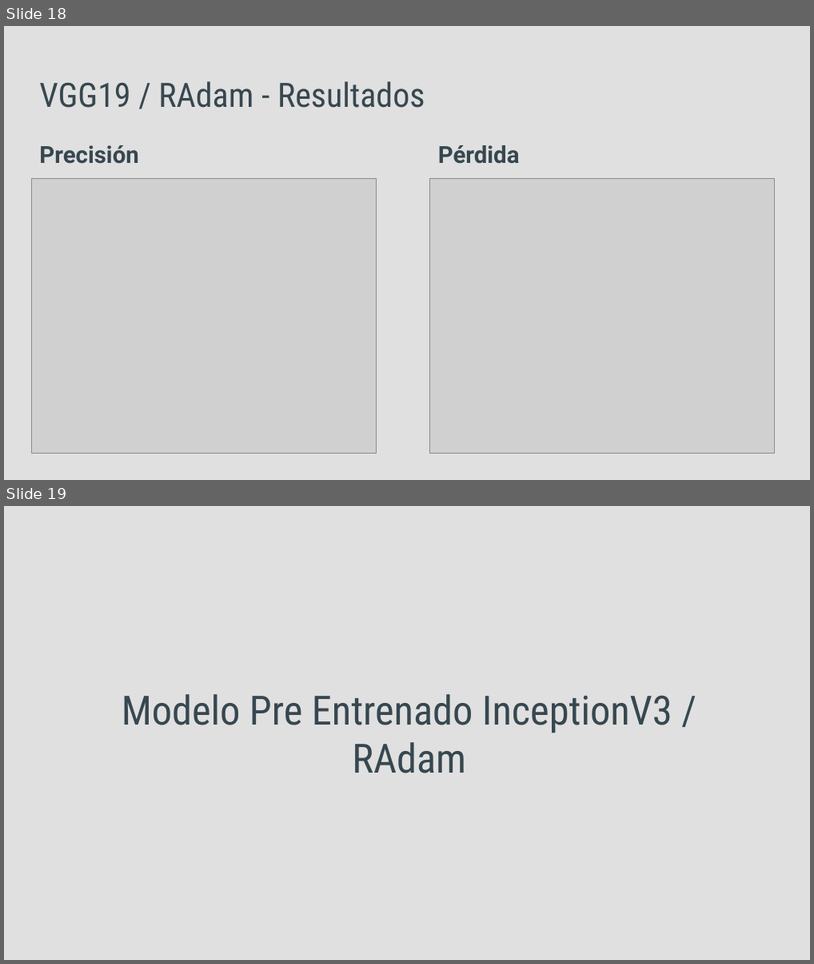
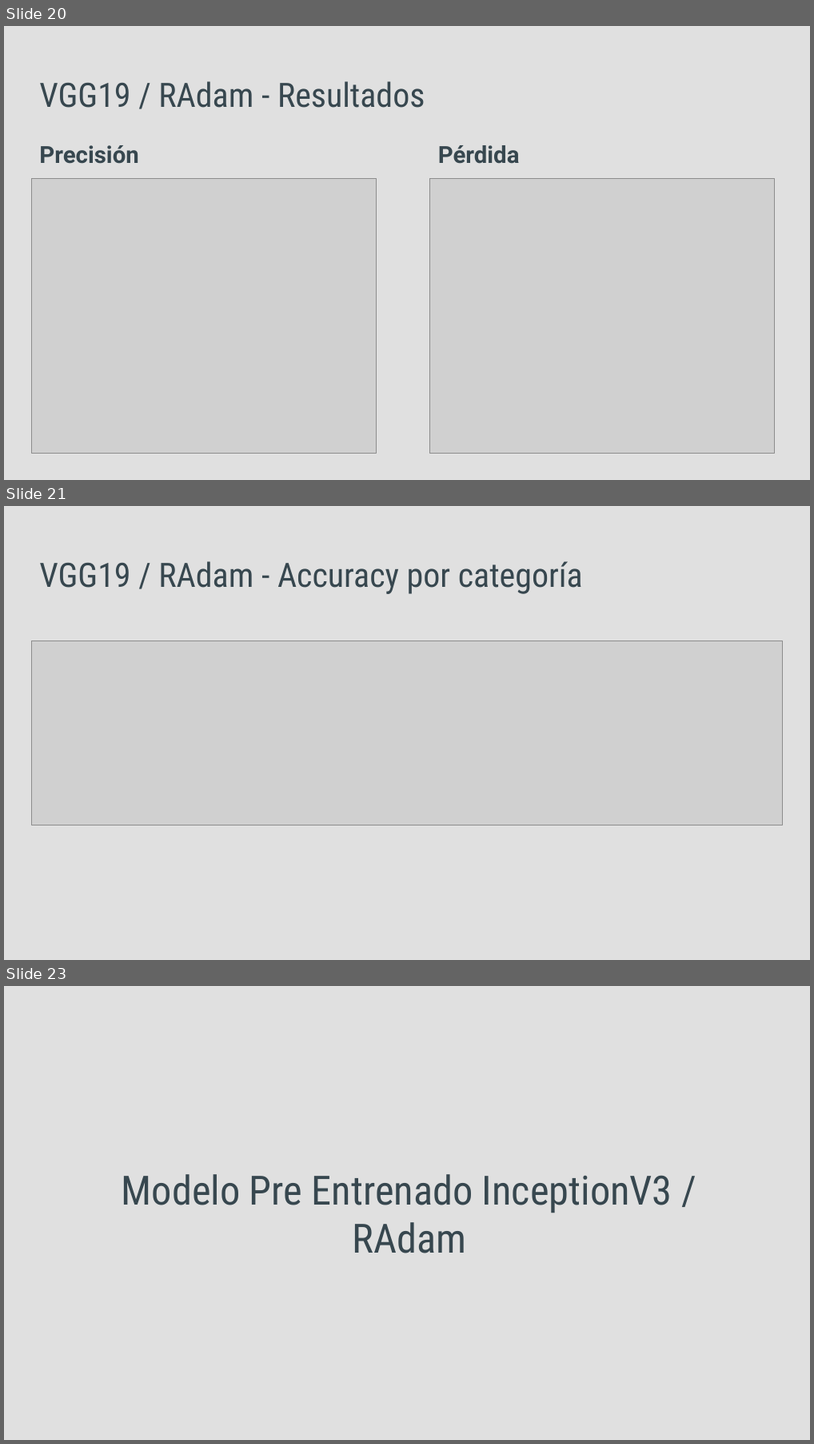
Before and after one commit to cscovino/Reservoir-Dogs, a slide deck: presentacion/Dasafio2_Grupo4_CNN.pptx. Shown one above the other, each under a label of ours: slides 18 and 19 before the commit, slides 20, 21 and 23 after it; the slides between them are not shown. The pictures are 814x964 and 814x1444 pixels, drawn with LibreOffice and Linux fonts; fonts in the diff are those of the drawing; grey boxes stand for pictures. Boxes give left, top, right and bottom in pixels: in the first picture for what was removed or moved away, otherwise in the second. Text is boxed around its words. In the diff, an @@ line names an element or a change of style, - is before the commit and + after.

Commit message:
Gráficos (accuracy / matriz de confusión)

```diff
--- a/presentacion/Dasafio2_Grupo4_CNN.pptx
+++ b/presentacion/Dasafio2_Grupo4_CNN.pptx
@@ slide 21 added at <box>4,506,810,960</box>, background #E0E0E0 @@
@@ title added at <box>39,561,583,594</box>, 30 pt, text #37474F @@
+VGG19 / RAdam - Accuracy por categoría
@@ picture added at <box>31,640,783,825</box> @@
@@ what was slide 18 is now slide 20 @@
@@ what was slide 19 is now slide 23 @@
```
Also in this commit, not shown: 5 slides changed, 14 other slides added, 1 other file.
